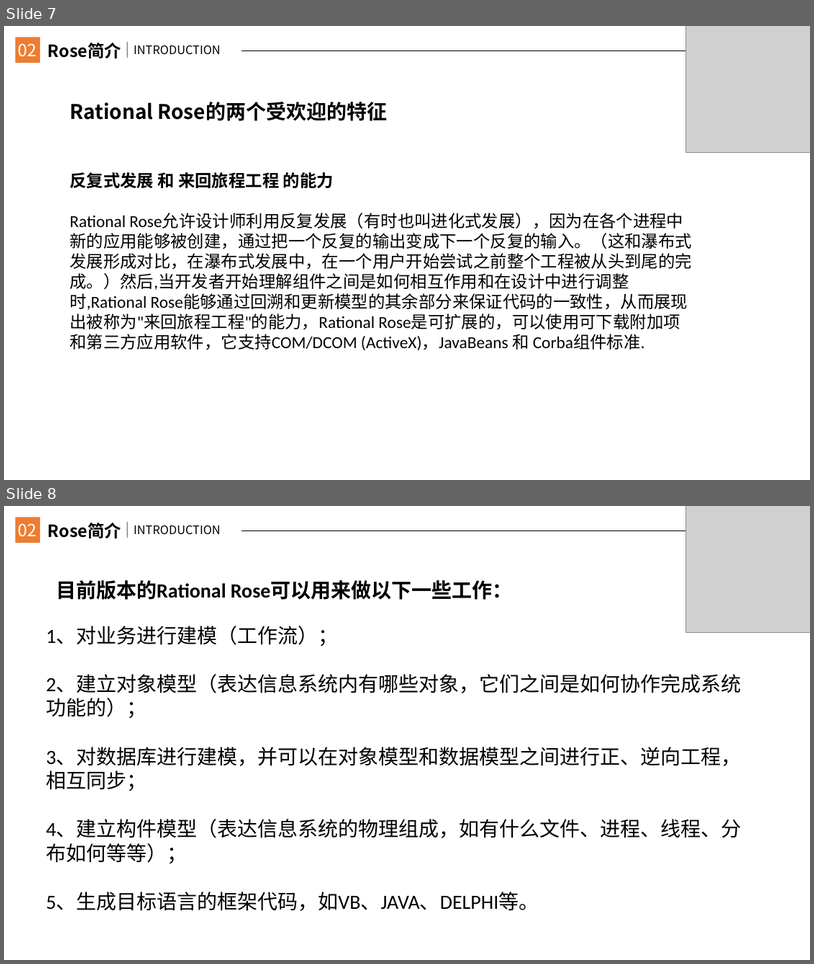
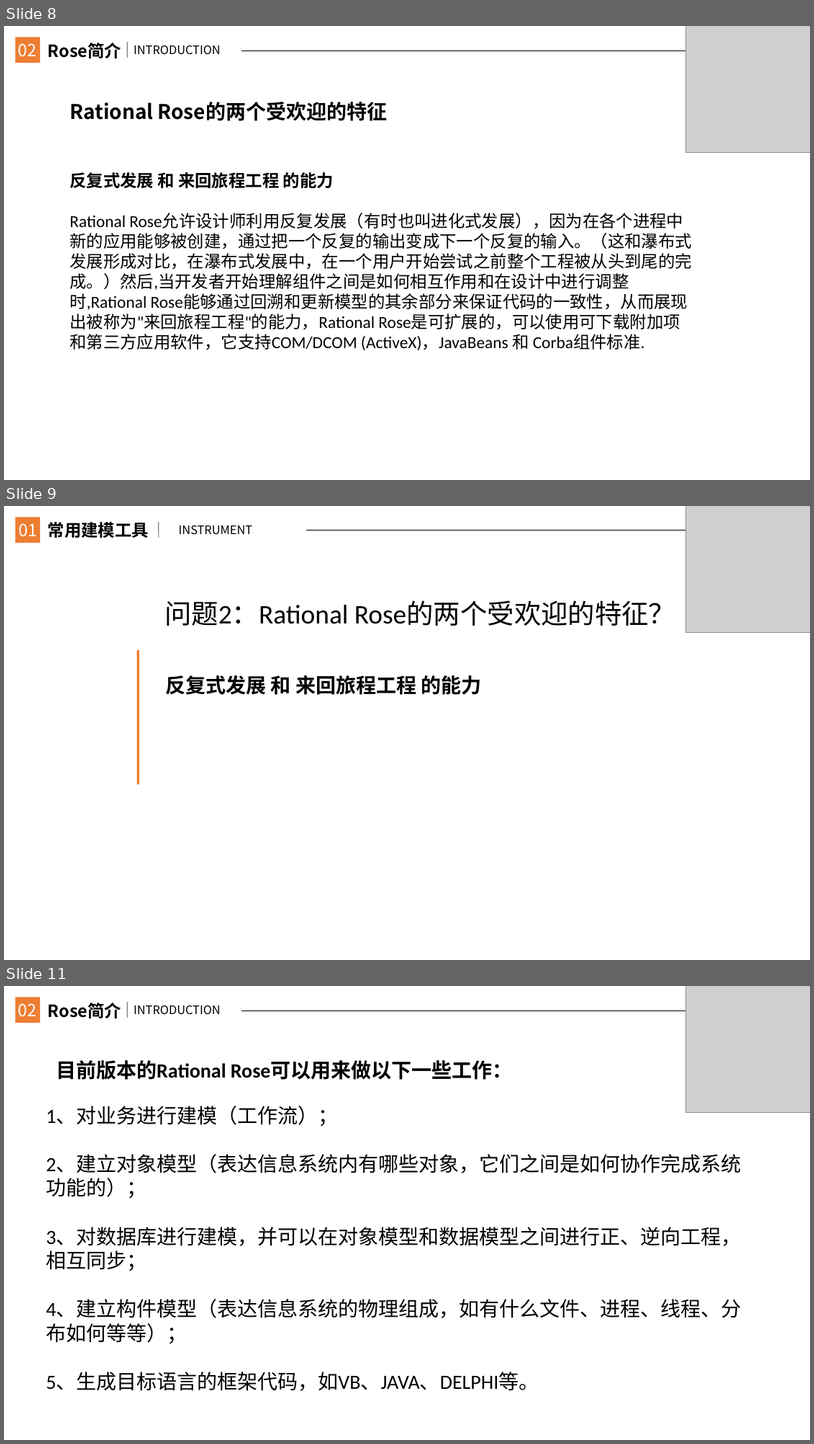
Before and after one commit to JanHonan/store, a slide deck: G2/软件工程系列课程教学辅助网站/非受控文档/楼静靓/PRD2017-G2-UML工具Rose课堂PPT.pptx. Shown one above the other, each under a label of ours: slides 7 and 8 before the commit, slides 8, 9 and 11 after it; the slides between them are not shown. The pictures are 814x964 and 814x1444 pixels, drawn with LibreOffice and Linux fonts; fonts in the diff are those of the drawing; grey boxes stand for pictures. Boxes give left, top, right and bottom in pixels: in the first picture for what was removed or moved away, otherwise in the second. Text is boxed around its words. In the diff, an @@ line names an element or a change of style, - is before the commit and + after.

```diff
--- a/G2/软件工程系列课程教学辅助网站/非受控文档/楼静靓/PRD2017-G2-UML工具Rose课堂PPT.pptx
+++ b/G2/软件工程系列课程教学辅助网站/非受控文档/楼静靓/PRD2017-G2-UML工具Rose课堂PPT.pptx
@@ slide 9 added at (4,506,810,960), background #FFFFFF @@
@@ rectangle added at (16,517,40,542), fill #ED7D31 @@
@@ text added at (19,523,38,537), 20 pt, text #FFFFFF @@
+01
@@ text added at (48,522,149,538), 20 pt, text #000000, bold @@
+常用建模工具
@@ line added from (159, 523) to (159, 538), #000000 1 pt @@
@@ text added at (179,525,253,535), 14 pt, text #000000 @@
+INSTRUMENT
@@ picture added at (687,506,810,633) @@
@@ line added from (306, 530) to (810, 530), #000000 0.5 pt @@
@@ text added at (165,601,676,626), 32 pt, text #000000 @@
+问题2：Rational Rose的两个受欢迎的特征？
@@ rectangle added at (137,650,139,784), fill #ED7D31 @@
@@ text added at (166,675,482,695), 24 pt, text #000000, bold @@
+反复式发展 和 来回旅程工程 的能力
@@ what was slide 7 is now slide 8 @@
@@ what was slide 8 is now slide 11 @@
```
Also in this commit, not shown: 2 other slides added.
